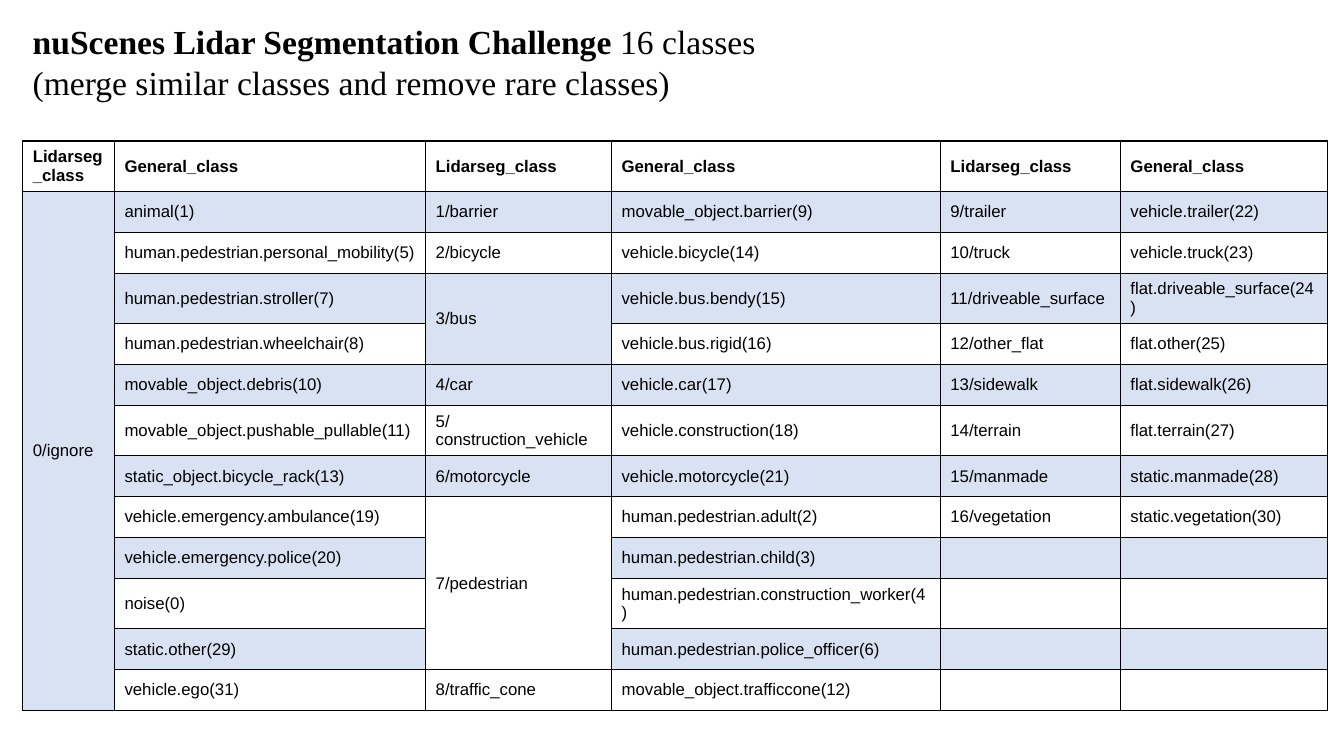
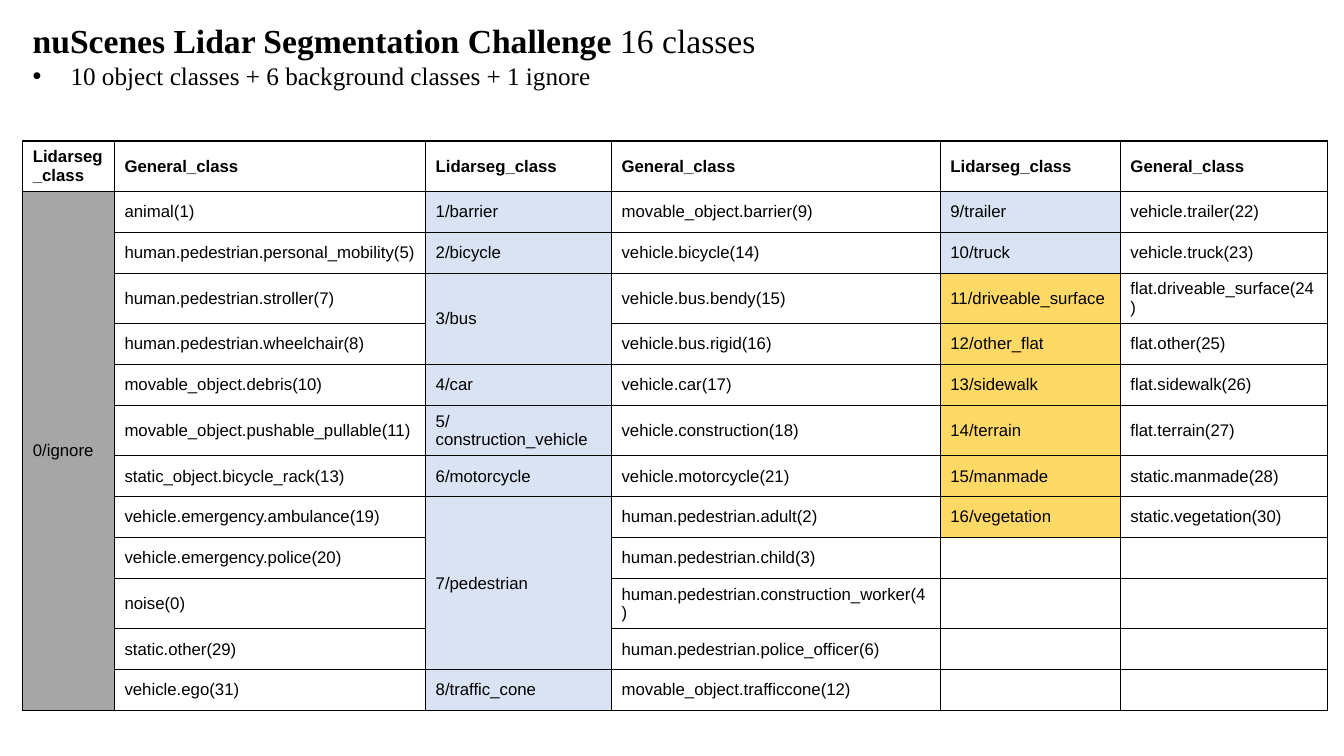
Before and after one commit to XYHC-MMDA/Multi-modal-Multi-task-DA, a slide deck: slide 5 of demo/latest.pptx. Drawn at 1344x756 pixels with LibreOffice and Linux fonts; fonts in the diff are those of the drawing. Boxes give left, top, right and bottom in pixels: in the first picture for what was removed or moved away, otherwise in the second. Text is boxed around its words. In the diff, an @@ line names an element or a change of style, - is before the commit and + after.

```diff
--- a/demo/latest.pptx
+++ b/demo/latest.pptx
@@ text at [71,67,590,91]: text changed; size 24 to 18 pt @@
-(merge similar classes and remove rare classes)
+• 10 object classes + 6 background classes + 1 ignore
@@ table at [23,141,1329,703] @@
@@ fill #4472C4 at 20% opacity to #A6A6A6 in row 2, column 1 @@
@@ fill #4472C4 at 20% opacity to none in 16 cells @@
@@ fill #4472C4 at 20% opacity to #DAE3F3 in 5 cells @@
@@ fill none to #DAE3F3 in 5 cells @@
@@ fill #4472C4 at 20% opacity to #FFD966 in 3 cells @@
@@ fill none to #FFD966 in 3 cells @@
```
Also in this commit, not shown: 5 other slides changed, 8 slides added, 2 slides removed, 10 other files.
